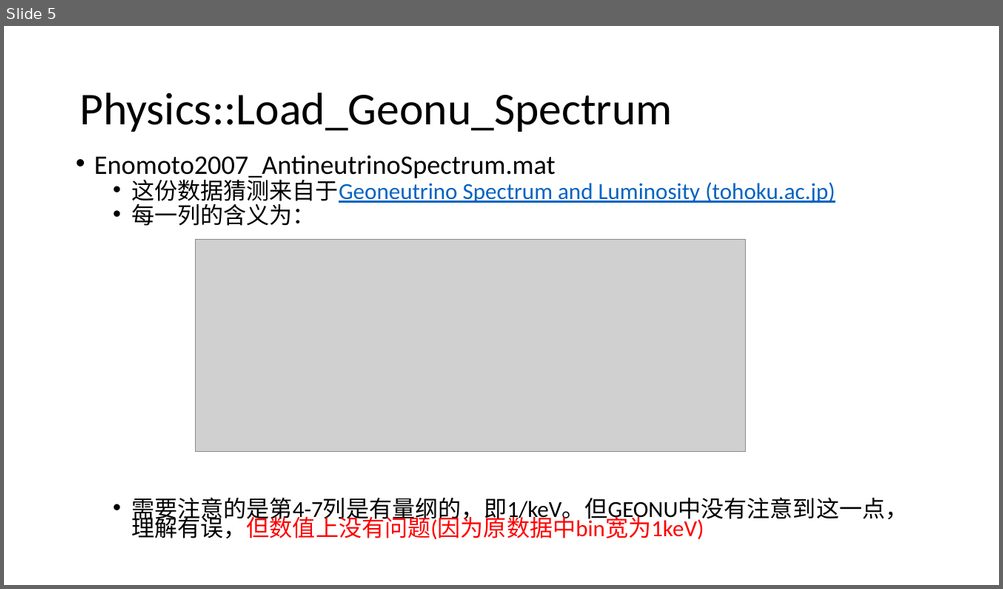
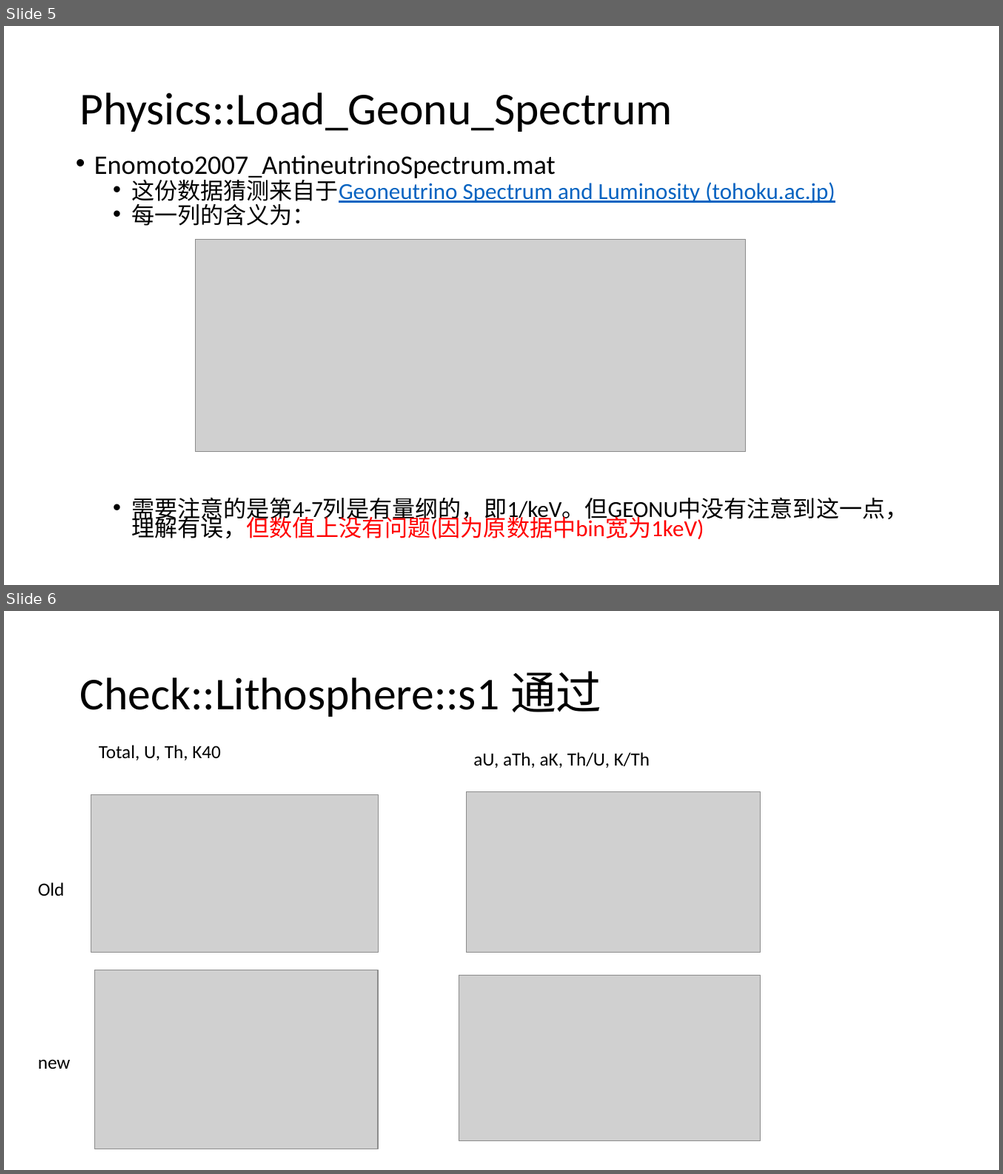
Before and after one commit to KyoChigo/Geo-nu_Simulation, a slide deck: Slides.pptx. Shown one above the other, each under a label of ours: slide 5 before the commit, slides 5 and 6 after it. The pictures are 1003x589 and 1003x1174 pixels, drawn with LibreOffice and Linux fonts; fonts in the diff are those of the drawing; grey boxes stand for pictures. Boxes give left, top, right and bottom in pixels: in the first picture for what was removed or moved away, otherwise in the second. Text is boxed around its words. In the diff, an @@ line names an element or a change of style, - is before the commit and + after.

Commit message:
上传备份，已完成Sediment、Crust的计算，检查通过

```diff
--- a/Slides.pptx
+++ b/Slides.pptx
@@ slide 6 added at (x1=4, y1=611, x2=999, y2=1170), background #FFFFFF @@
@@ title added at (x1=79, y1=671, x2=601, y2=717), 44 pt, text #000000 @@
+Check::Lithosphere::s1 通过
@@ text added at (x1=99, y1=745, x2=221, y2=760), 18 pt, text #000000 @@
+Total, U, Th, K40
@@ text added at (x1=473, y1=752, x2=649, y2=768), 18 pt, text #000000 @@
+aU, aTh, aK, Th/U, K/Th
@@ picture added at (x1=91, y1=795, x2=378, y2=953) @@
@@ picture added at (x1=466, y1=792, x2=760, y2=953) @@
@@ text added at (x1=38, y1=883, x2=65, y2=896), 18 pt, text #000000 @@
+Old
@@ picture added at (x1=95, y1=971, x2=378, y2=1150) @@
@@ picture added at (x1=459, y1=976, x2=760, y2=1142) @@
@@ text added at (x1=38, y1=1059, x2=71, y2=1069), 18 pt, text #000000 @@
+new
```
Also in this commit, not shown: 9 other slides added, 28 other files.
